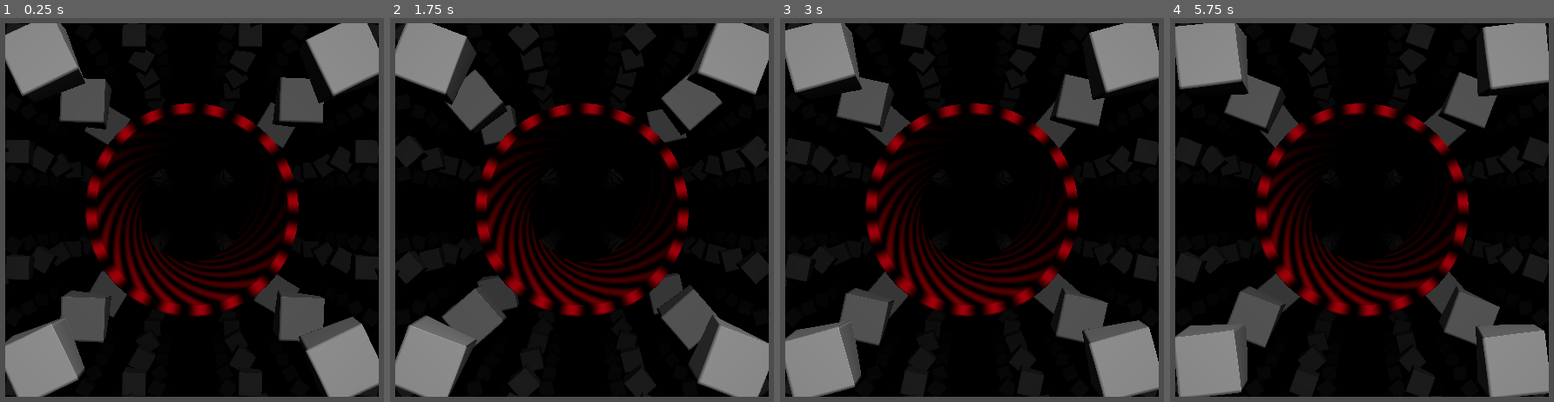
Above: before the commit, frames 1-4 (left to right).
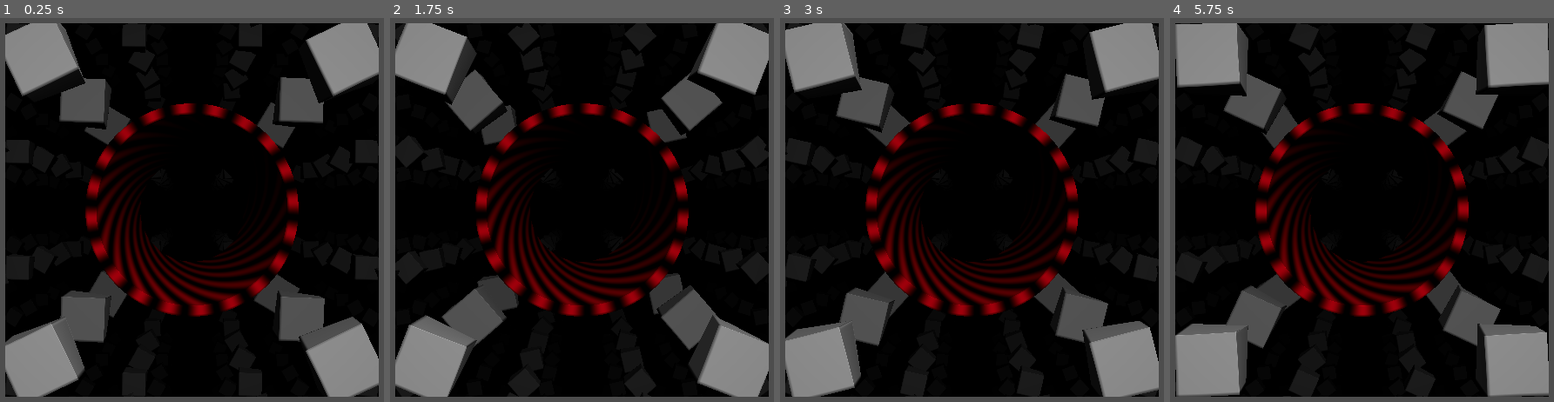
Above: after the commit, the same moments.

Repository: liggxibbler/godot_relativity
Game: Godot game, scene res://first.tscn
Two runs of this game, one before a commit and one after it. Both use one fixed random seed, a clock stepped at 60 frames per second and the inputs below.
Inputs:
- Up to frame 1 (0.25 s): no input
- Up to frame 2 (1.75 s): no input
- Up to frame 3 (3 s): no input
- Up to frame 4 (5.75 s): no input

The runs differ from the first frame. In frame 1, less than 0.1% of the frame differs, in the area x 15-93%, y 15-85%; in frame 2, less than 0.1%; in frame 3, 2.0%; in frame 4, 9.0%, in the area x 1-99%, y 1-99%.

Commit message:
Fixed error that was causing major drift across long run times.

Diff:
--- a/relativity.gd
+++ b/relativity.gd
@@ -111,7 +111,7 @@
 
 	handle_physics(
 		delta_scaled,
-		Vector4(boostVector.x, boostVector.y, boostVector.z, 1.0),
+		Vector4(boostVector.x, boostVector.y, boostVector.z, 0.0),
 		speedOfLight
 	)
 
